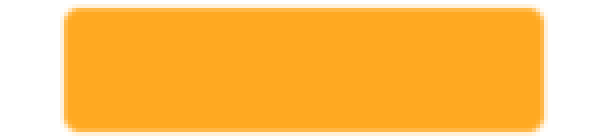
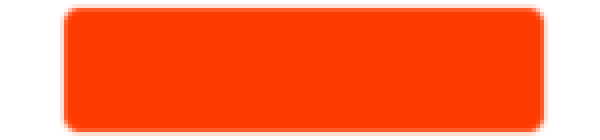
Layer changes from the first 600x140 image to the second:
painted on "Ebene-Kopie #2" over (60, 4, 548, 136)
